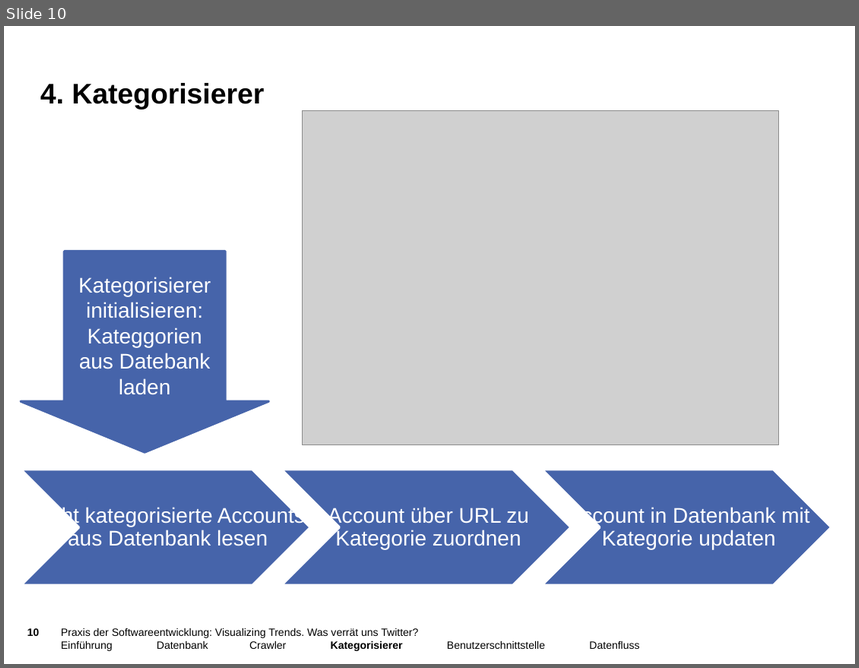
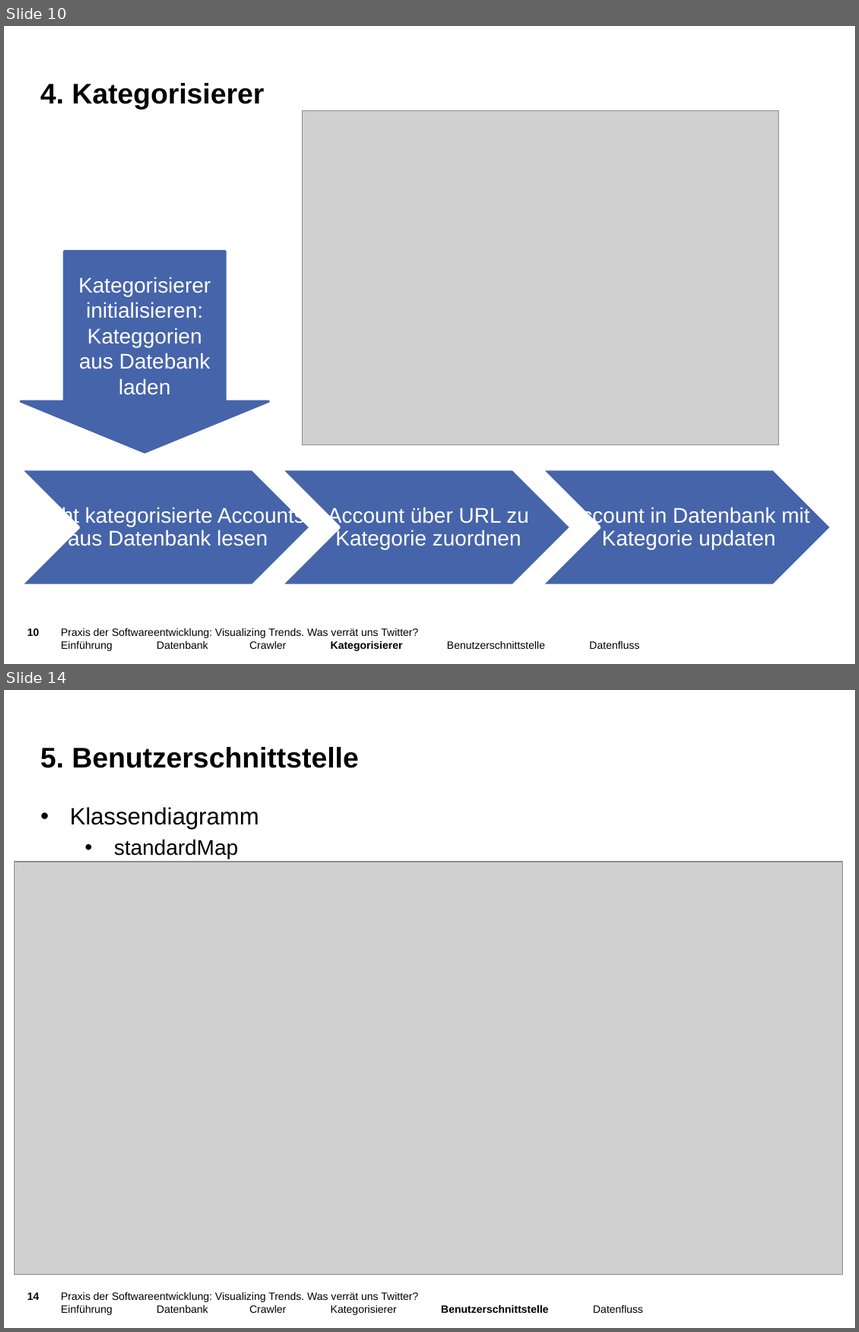
Before and after one commit to jaasmiin/twitterPSE, a slide deck: doc/entwurf/präsentation/pres_entwurf.pptx. Shown one above the other, each under a label of ours: slide 10 before the commit, slides 10 and 14 after it; the slides between them are not shown. The pictures are 859x668 and 859x1332 pixels, drawn with LibreOffice and Linux fonts; fonts in the diff are those of the drawing; grey boxes stand for pictures; background and template pictures are left out. Boxes give left, top, right and bottom in pixels: in the first picture for what was removed or moved away, otherwise in the second. Text is boxed around its words. In the diff, an @@ line names an element or a change of style, - is before the commit and + after.

```diff
--- a/doc/entwurf/präsentation/pres_entwurf.pptx
+++ b/doc/entwurf/präsentation/pres_entwurf.pptx
@@ slide 14 added at <box>4,690,855,1328</box>, background picture (left out); not listed: 1 template element that a slide beside it also shows @@
@@ title added at <box>40,747,358,768</box>, 24 pt, text #000000, bold @@
+5. Benutzerschnittstelle
@@ text added at <box>70,807,259,859</box>, 18 pt, text #000000 @@
+• Klassendiagramm
+  • standardMap
+  • table
+  • timeSliderMap
+  • diffMap
@@ picture added at <box>14,862,843,1276</box> @@
@@ text added at <box>61,1293,643,1315</box>, 9 pt, text #000000 @@
+Praxis der Softwareentwicklung: Visualizing Trends. Was verrät uns Twitter?
+Einführung Datenbank Crawler Kategorisierer Benutzerschnittstelle Datenfluss
```
Also in this commit, not shown: 1 slide changed, 5 other slides added, 9 other files.
